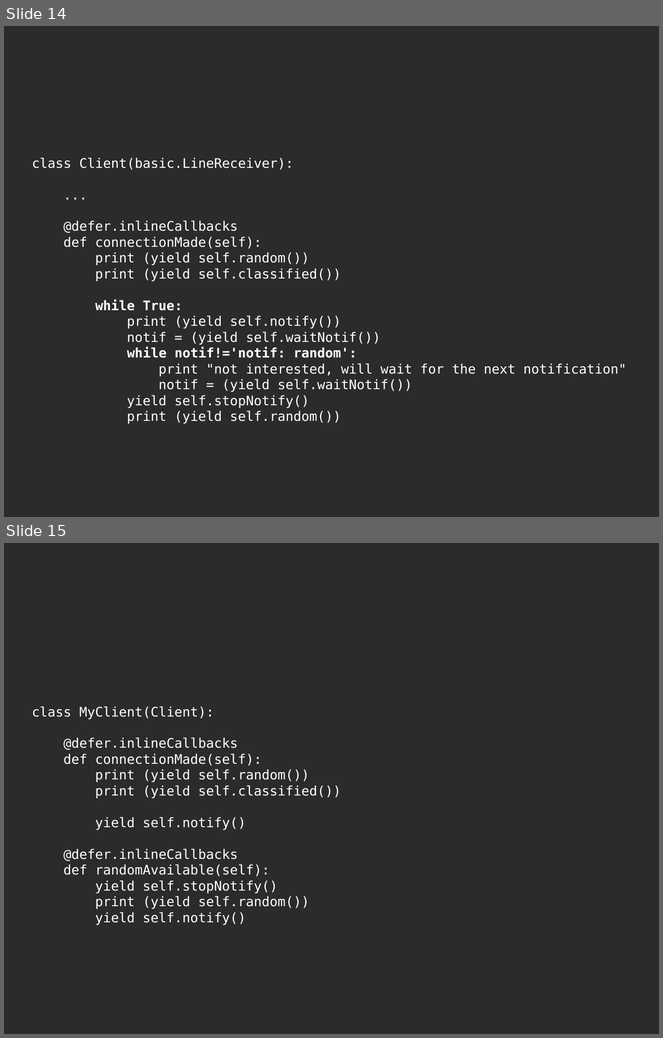
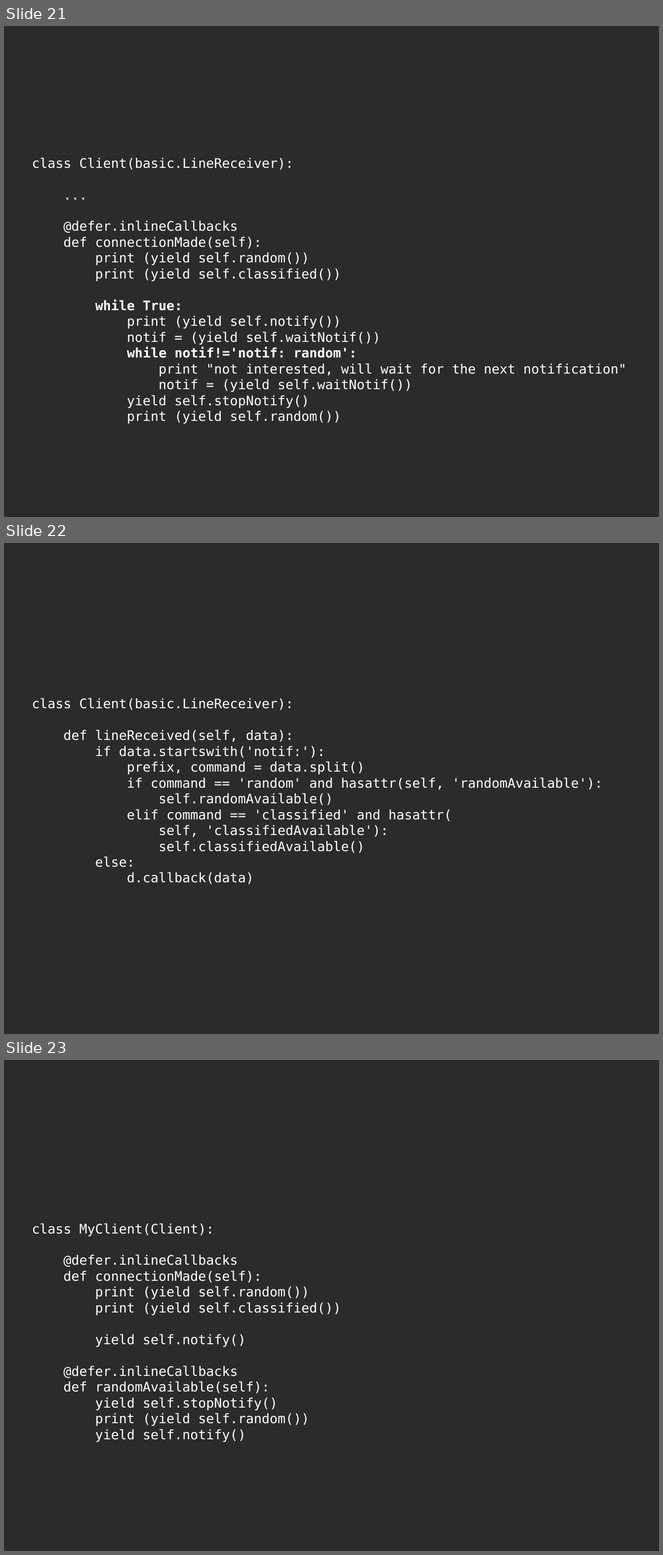
Before and after one commit to jdb/jdb.github.com, a slide deck: imap_idle/pycon-presentation/imap-idle-makingoff.odp. Shown one above the other, each under a label of ours: slides 14 and 15 before the commit, slides 21, 22 and 23 after it. The pictures are 663x1038 and 663x1555 pixels, drawn with LibreOffice and Linux fonts; fonts in the diff are those of the drawing; background and template pictures are left out; a plain dark background stands for a picture behind light text. Boxes give left, top, right and bottom in pixels: in the first picture for what was removed or moved away, otherwise in the second. Text is boxed around its words. In the diff, an @@ line names an element or a change of style, - is before the commit and + after.

```diff
--- a/imap_idle/pycon-presentation/imap-idle-makingoff.odp
+++ b/imap_idle/pycon-presentation/imap-idle-makingoff.odp
@@ slide 22 added at (x1=4, y1=543, x2=659, y2=1034), background picture (left out) @@
@@ title added at (x1=32, y1=698, x2=603, y2=885), 16 pt, text #FFFFFF @@
+class Client(basic.LineReceiver):
+def lineReceived(self, data):
+if data.startswith('notif:'):
+prefix, command = data.split()
+if command == 'random' and hasattr(self, 'randomAvailable'):
+self.randomAvailable()
+elif command == 'classified' and hasattr(
+self, 'classifiedAvailable'):
+self.classifiedAvailable()
+else:
+d.callback(data)
@@ what was slide 14 is now slide 21 @@
@@ what was slide 15 is now slide 23 @@
```
Also in this commit, not shown: 8 slides changed, 14 other slides added, 6 slides removed, 1 other file.
